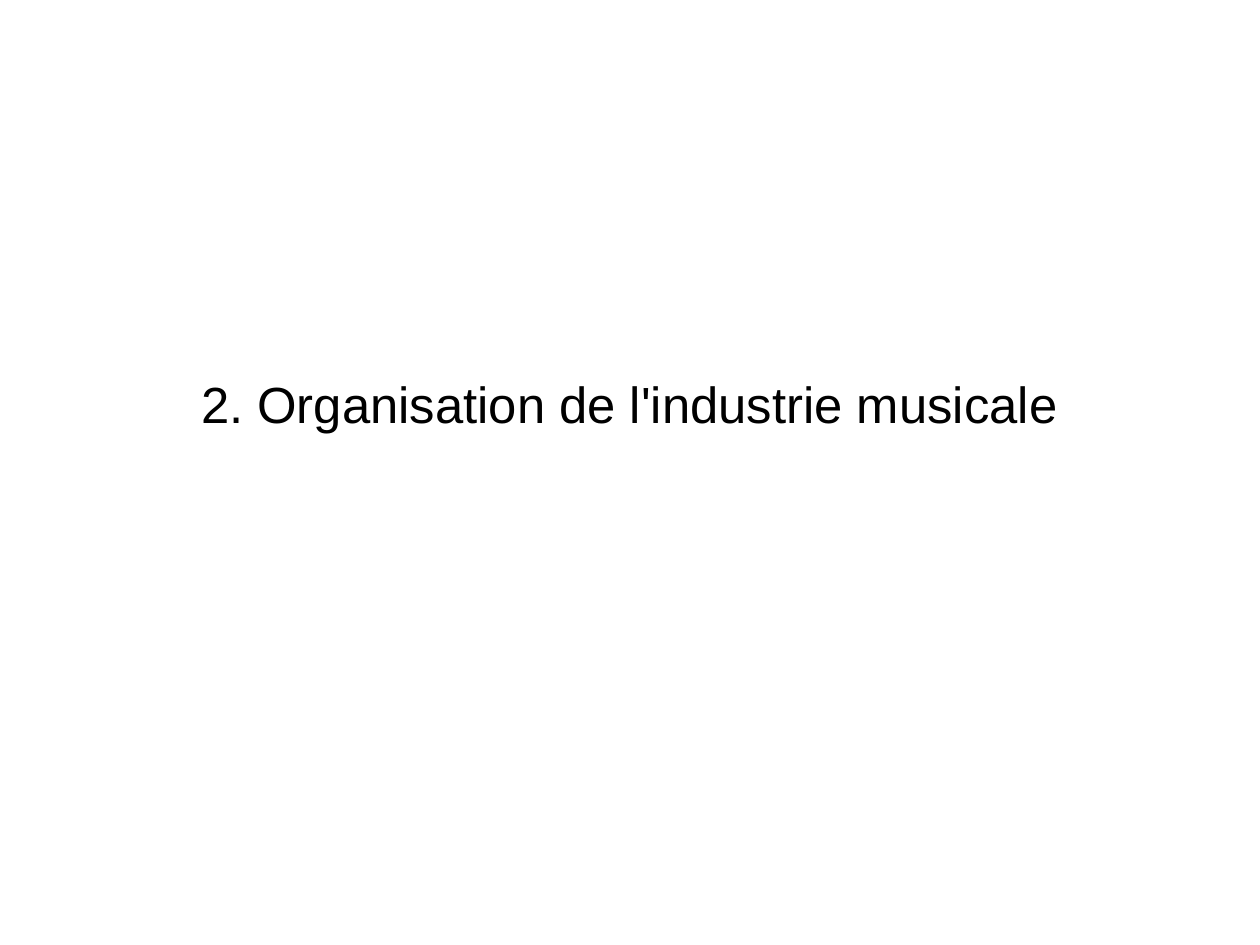
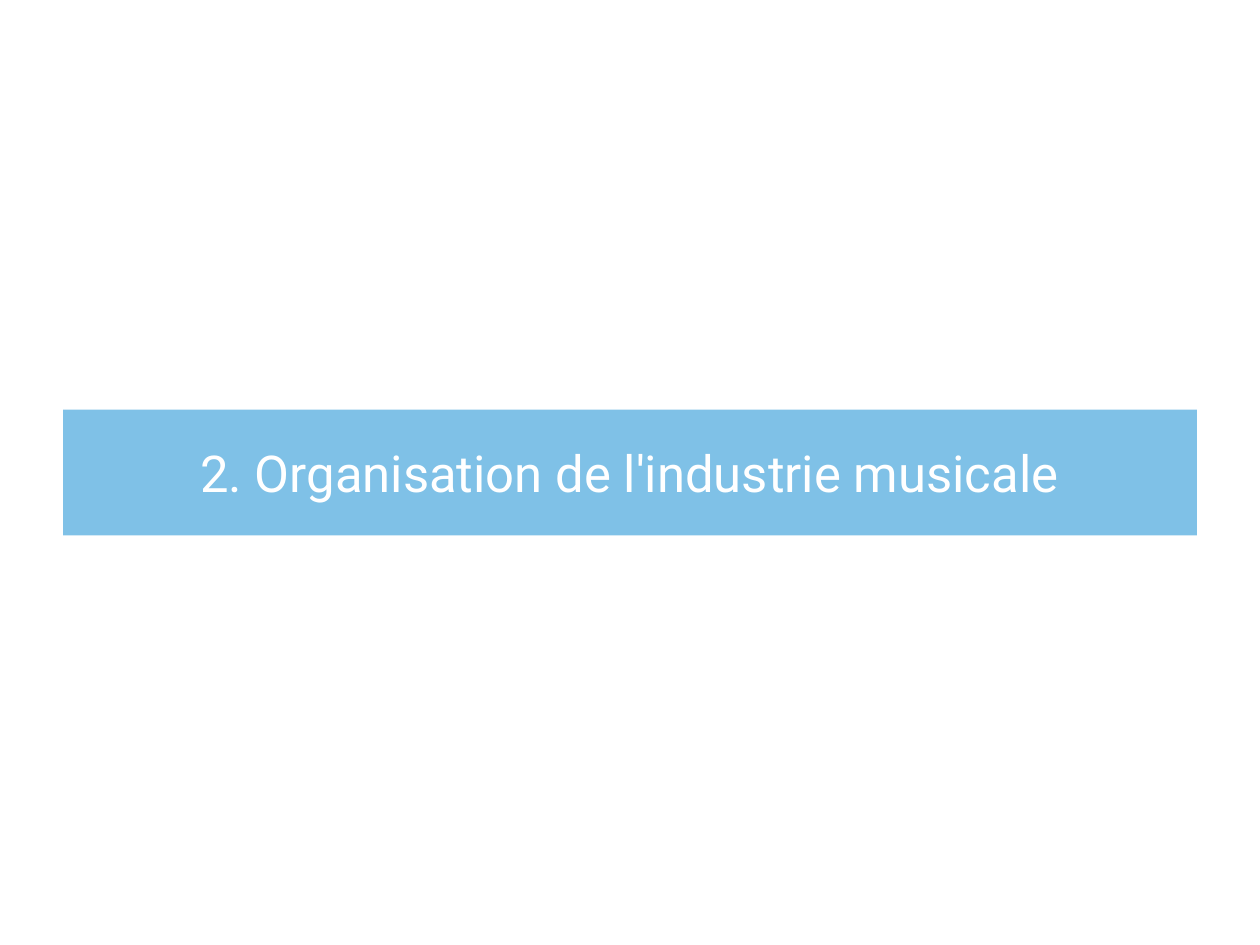
Before and after one commit to Parashp/pph-droit-auteur, a slide deck: slide 8 of soutenance.odp. Drawn at 1260x945 pixels with LibreOffice and Linux fonts; fonts in the diff are those of the drawing; background and template pictures are left out. Boxes give left, top, right and bottom in pixels: in the first picture for what was removed or moved away, otherwise in the second. Text is boxed around its words. In the diff, an @@ line names an element or a change of style, - is before the commit and + after.

```diff
--- a/soutenance.odp
+++ b/soutenance.odp
@@ subtitle "2. Organisation de l'industrie musicale": place and size @@
-subtitle "2. Organisation de l'industrie musicale" at [201, 386, 1057, 434]
+subtitle "2. Organisation de l'industrie musicale" at [63, 409, 1197, 535]
@@ subtitle "2. Organisation de l'industrie musicale" at [63, 409, 1197, 535]: font Arial to Roboto, text colour #000000 to #FFFFFF; fill none to #0084D1 at 50% opacity @@
```
Also in this commit, not shown: 22 other slides changed, 1 slide removed, 1 other file.
